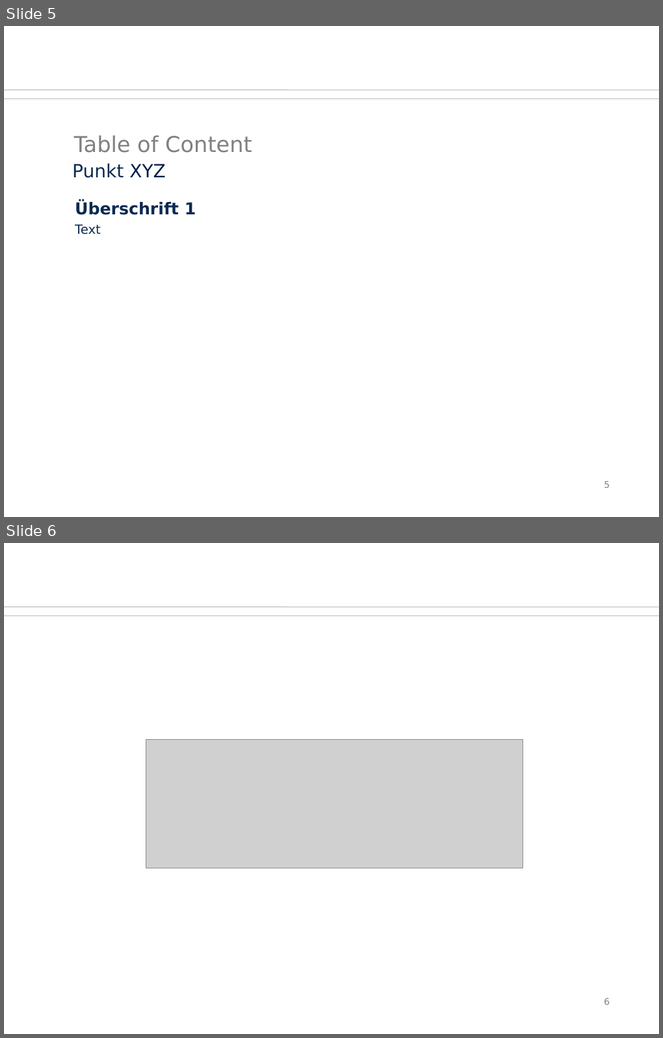
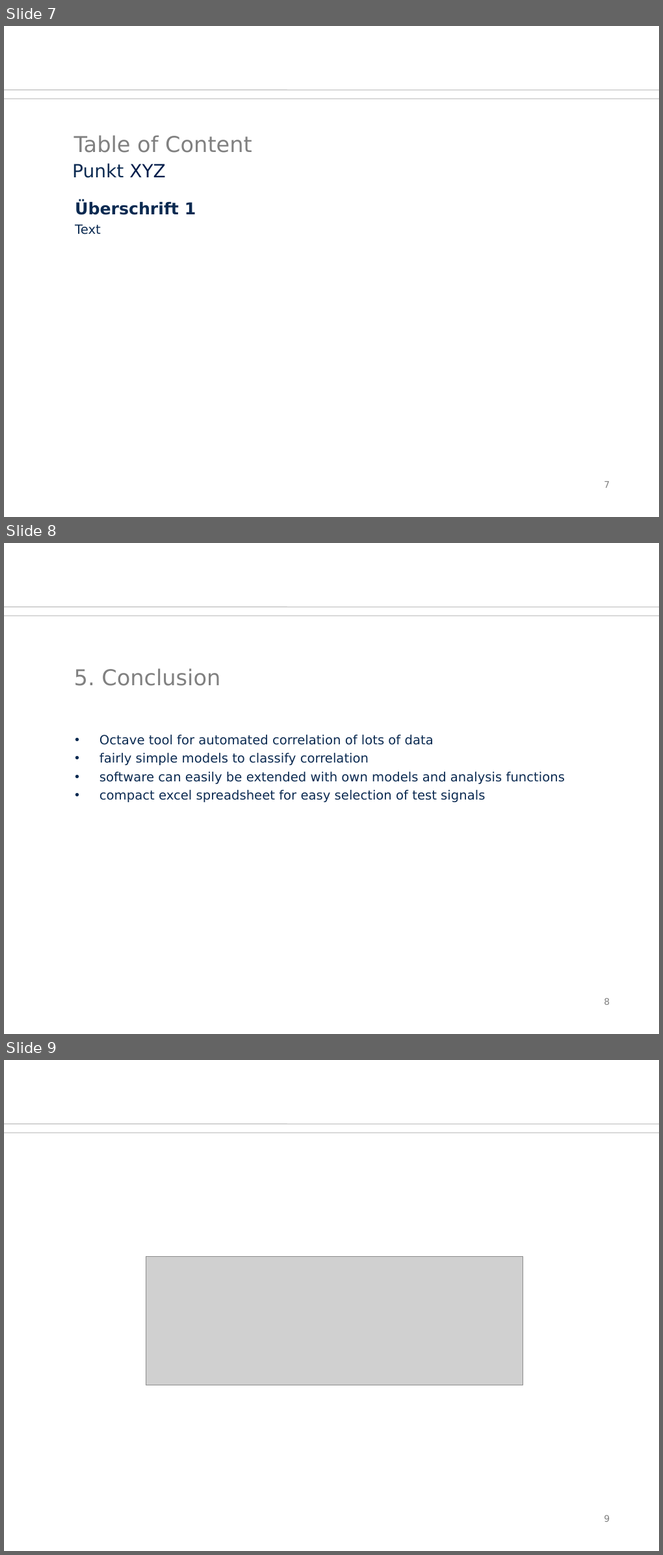
Before and after one commit to orgarten/Hauptseminar, a slide deck: Präsentation/btwf.odp. Shown one above the other, each under a label of ours: slides 5 and 6 before the commit, slides 7, 8 and 9 after it. The pictures are 663x1038 and 663x1555 pixels, drawn with LibreOffice and Linux fonts; fonts in the diff are those of the drawing; grey boxes stand for pictures; background and template pictures are left out. Boxes give left, top, right and bottom in pixels: in the first picture for what was removed or moved away, otherwise in the second. Text is boxed around its words. In the diff, an @@ line names an element or a change of style, - is before the commit and + after.

Commit message:
added presentation intro and conclusion

```diff
--- a/Präsentation/btwf.odp
+++ b/Präsentation/btwf.odp
@@ slide 8 added at <box>4,543,659,1034</box>, background #FFFFFF; not listed: 2 template elements that a slide beside it also shows @@
@@ title added at <box>74,668,220,686</box>, 24 pt, text #808080 @@
+5. Conclusion
@@ text added at <box>100,735,565,802</box>, 14 pt, text #0B2A51 @@
+• Octave tool for automated correlation of lots of data
+• fairly simple models to classify correlation
+• software can easily be extended with own models and analysis functions
+• compact excel spreadsheet for easy selection of test signals
@@ page number added at <box>604,998,610,1005</box>, 10 pt, text #808080 @@
+8
@@ what was slide 5 is now slide 7 @@
@@ page number at <box>604,482,610,488</box>: text changed @@
-5
+7
@@ what was slide 6 is now slide 9 @@
@@ page number at <box>604,1515,610,1522</box>: text changed @@
-6
+9
```
Also in this commit, not shown: 1 slide changed, 2 other slides added, 2 other files.
